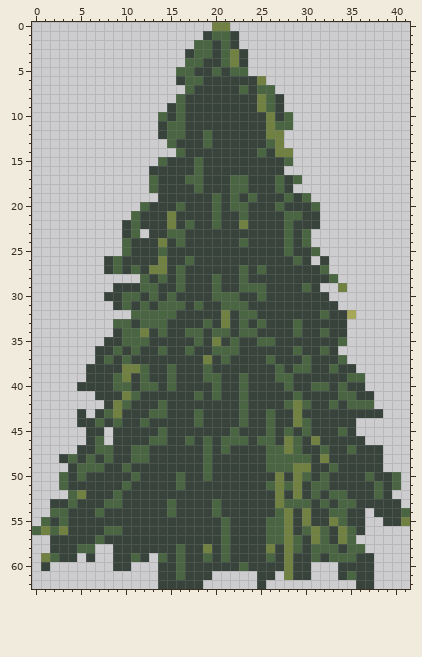
One commit to this pixel-art file: Box of Curiosity/ArtAssets/spr_Environment_Gran1.aseprite. The picture above was drawn from the file before the commit.
42x63 pixels, 1 frame.
After the commit:
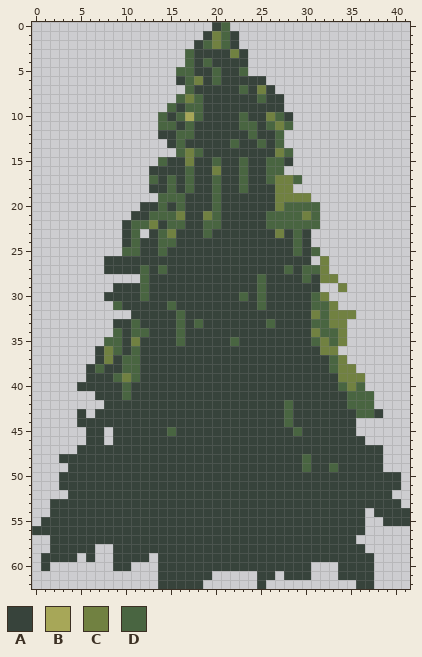
Palette (. is transparent): A #37433b  B #a7a758  C #718141  D #496541
The exact change:
Changed rows in their new state; - is an unchanged pixel.
Layer "Layer 2":
first column x 0:
 0 --------------------AD--------------------
 1 --------------------C---------------------
 2 ------------------A-C---------------------
 3 -----------------DAA-A--------------------
 4 ------------------AD-AA-------------------
 5 ----------------------A-------------------
 6 ------------------C-D----A----------------
 7 -------------------------CA---------------
 8 -----------------CD------DA---------------
 9 ---------------DADD------AA---------------
10 -----------------BD----D---DA-------------
11 --------------D-AD-----DD-DC--------------
12 ---------------A-D-A----D-AD--------------
13 ---------------AD--A--D--DAD--------------
14 -----------------CD------A--D-------------
15 -----------------CA-D--D--DDA-------------
16 -----------------DA-C--D--DD--------------
17 ---------------D--A-D-A---DCC-------------
18 -------------A-D-DA-D-A----CC-------------
19 --------------DDD-----A-A--CCCC-----------
20 ------------A-D-------AA---CDDD-----------
21 -----------A-DDDC--C---A--DD--CD----------
22 ------------DC-DDA-D---A--DD-DDD----------
23 --------------DCA--D-------CADA-----------
24 ----------AD--DDA------A----ADA-----------
25 -----------D----------------AD------------
26 ---------A----A--A-----------A--C---------
27 ---------A-ADAD-A------A-A--D-DDC---------
28 --------------A-A---A--A-D----D-CC--------
29 -------------A--A---A--AA-----A-----------
30 ----------AADA-A----AAAD-------DC---------
31 ---------DA-A-A-A-A--AAA-D-----DDC--------
32 -----------AAAAAD----A-AA------C-CCC------
33 ---------AADAAA-D-DA-A-A-AD--A-DDCC-------
34 ---------DA-D-A-DAA-AA-AA----A-C-DC-------
35 --------DDACA---D-A-A----AA----DCDC-------
36 --------C-----A--A--AAA------A--CC--------
37 --------C--D-------A-A----A---A--DC-------
38 -------D--DDA--A---A-------A-AA---CC------
39 -----------DA--A---AA--A---AA-----CCC-----
40 ---------A--AA-A----A--A----A--AA--CD-----
41 ----------DA------A-A--A-----A----A-DD----
42 ---------AA---A--------A-----AA--A--------
43 --------AA---AA---A----A--A-DA------DD----
44 -------A-A--A-----A----A--A-DAA-----------
45 --------------AD------A---A-ADA---A-------
46 -------A-----AA--A-A-AAA-AA-AA-A----------
47 -------AA--AA------A-A----AAAA--A--A------
48 ----A-A-A--AA------A------AAAA--A---------
49 -----AAA--A--------A------AAAAD-----------
50 ---A-A-----A----A--A-------A-AA-A----A--A-
51 ---A------A-----A---------AAAA-AA-----A-A-
52 ----AA---A-----------------A-A-A-AA---A---
53 ----A---AA-----A----A------AAAA-A-AA------
54 --AA---A-------A----A------AA-A--AA------A
55 -A-A-----------------A----AAA-A--AA------A
56 AAAA----AA-----------A----AAA-AAA-AA------
57 -------A-------------A----AAAA-AA-AA------
58 -----AA---------A--A-A----A-AA-AAA-AA-----
59 -AA--------A--A-A--A-A----A-A--A-AAA------
60 ----------------A------A----A-------------
61 ----------------A-----------A------A------
Pixel boxes of the changes (left, top, right, bottom) in both pictures:
changed: (32, 22, 410, 580)
